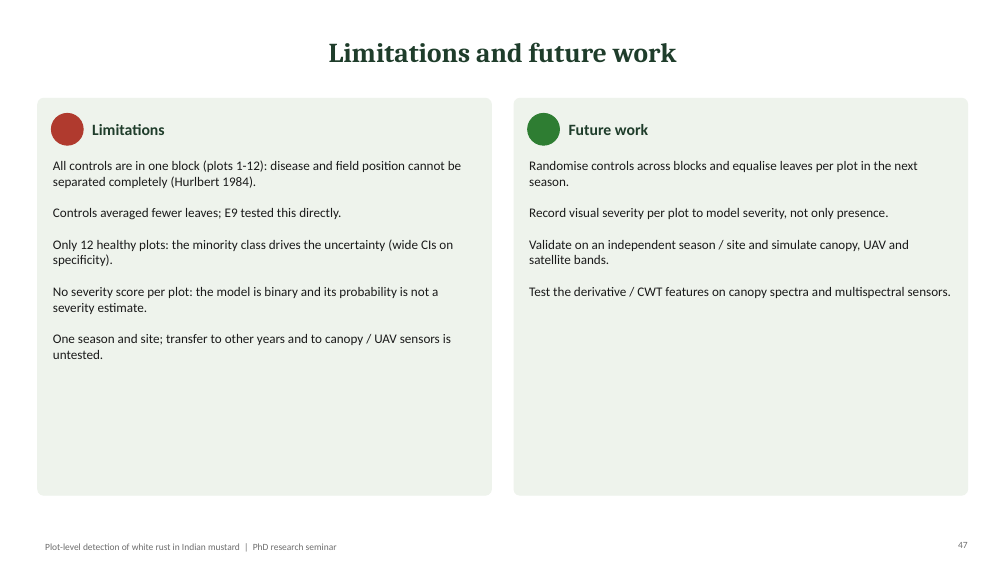
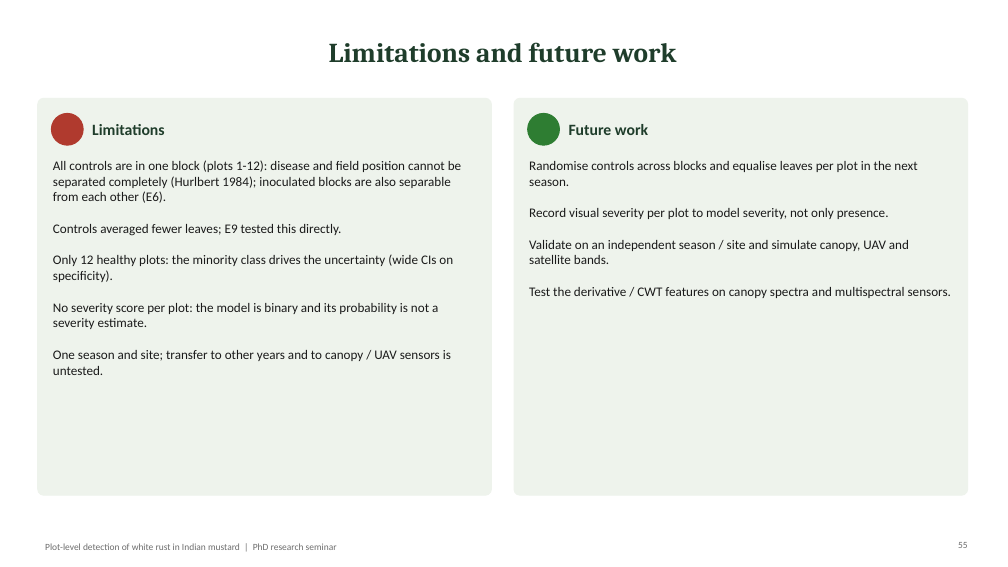
Before and after one commit to animesh809359-afk/sonu, a slide deck: slide 55 of white_rust_plot_analysis/outputs/WhiteRust_Mustard_PlotLevel_PhD_Seminar.pptx (slide 47 before the commit). Drawn at 1008x567 pixels with LibreOffice and Linux fonts; fonts in the diff are those of the drawing. Boxes give left, top, right and bottom in pixels: in the first picture for what was removed or moved away, otherwise in the second. Text is boxed around its words. In the diff, an @@ line names an element or a change of style, - is before the commit and + after.

```diff
--- a/white_rust_plot_analysis/outputs/WhiteRust_Mustard_PlotLevel_PhD_Seminar.pptx
+++ b/white_rust_plot_analysis/outputs/WhiteRust_Mustard_PlotLevel_PhD_Seminar.pptx
@@ text at (53,160,461,203): text changed @@
-All controls are in one block (plots 1-12): disease and field position cannot be separated completely (Hurlbert 1984).
+All controls are in one block (plots 1-12): disease and field position cannot be separated completely (Hurlbert 1984); inoculated blocks are also separable from each other (E6).
@@ page number at (958,542,968,548): text changed @@
-47
+55
```
Also in this commit, not shown: 12 other slides changed, 8 slides added, 5 other files.
